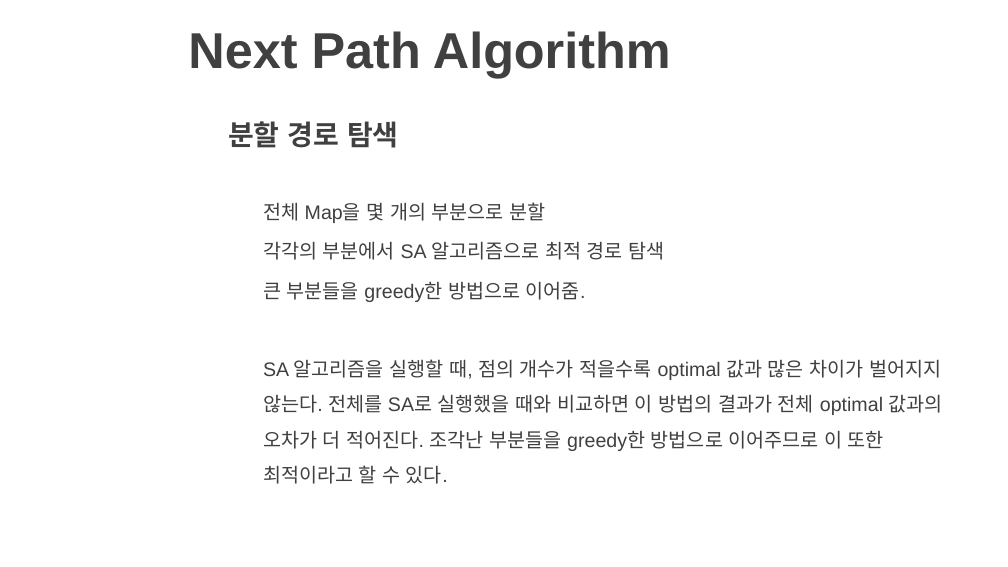
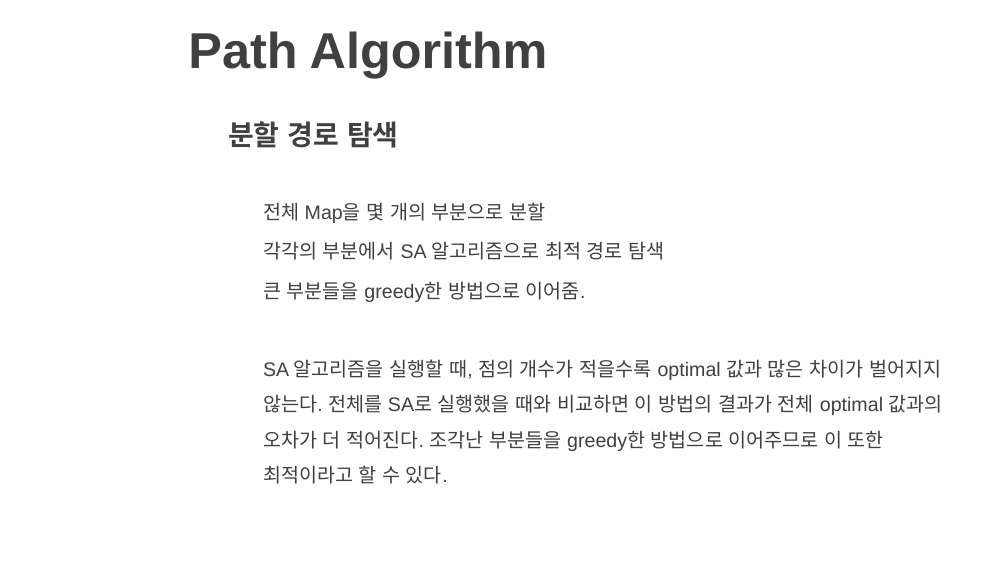
Before and after one commit to elwlwlwk/VLSI, a slide deck: slide 3 of VLSI(SA).pptx (slide 4 before the commit). Drawn at 1008x567 pixels with LibreOffice and Linux fonts; fonts in the diff are those of the drawing; background and template pictures are left out. Boxes give left, top, right and bottom in pixels: in the first picture for what was removed or moved away, otherwise in the second. Text is boxed around its words. In the diff, an @@ line names an element or a change of style, - is before the commit and + after.

```diff
--- a/VLSI(SA).pptx
+++ b/VLSI(SA).pptx
@@ title at <box>188,31,548,78</box>: text changed @@
-Next Path Algorithm
+Path Algorithm
```
Also in this commit, not shown: 1 other slide changed, 1 slide added, 1 slide removed.
